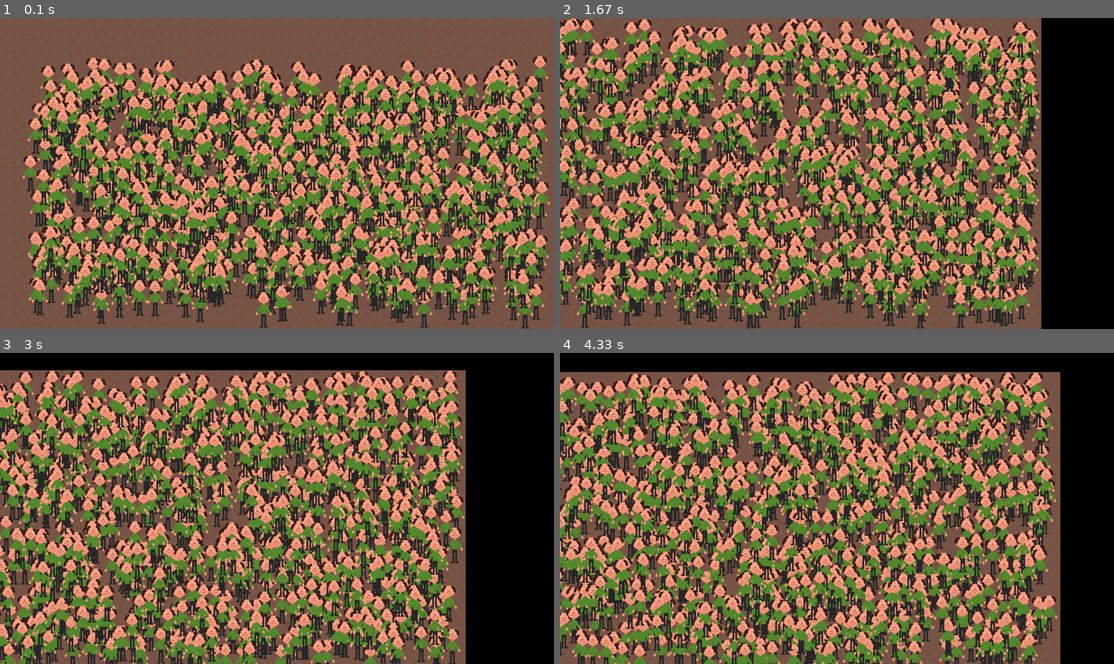
Above: before the commit, frames 1-4 (two rows, left to right).
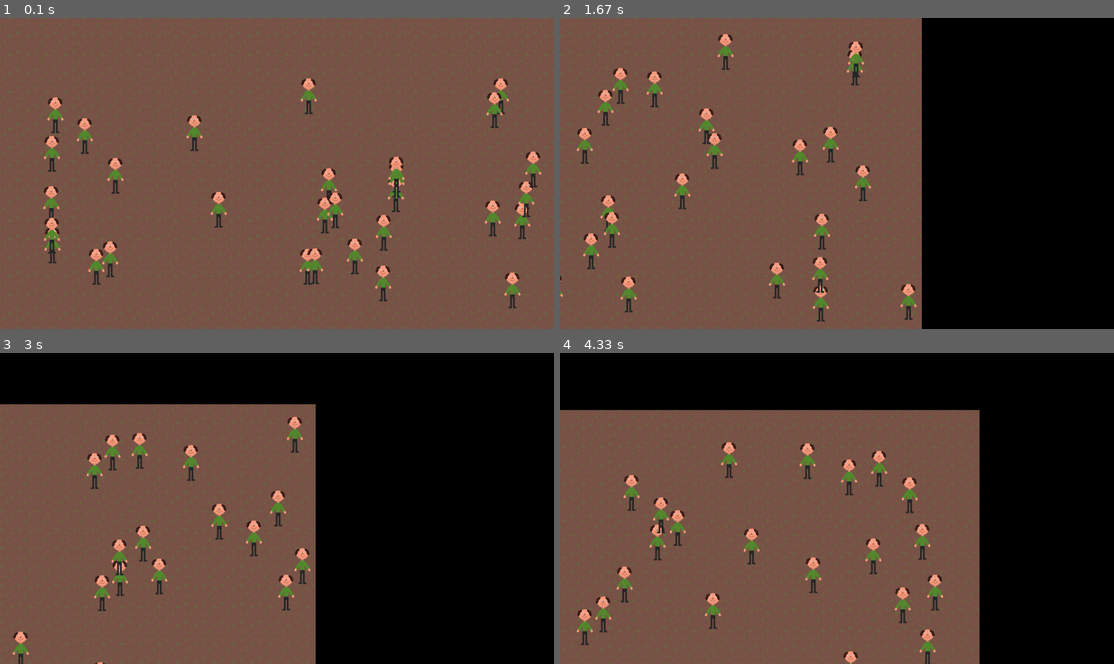
Above: after the commit, the same moments.

Repository: emwjacobson/Pygame
Game: pygame game, started from main.py
Same seed, same stepped clock (60 frames per second), same inputs: the game is played once before the commit and once after it.
Inputs:
- Up to frame 1 (0.1 s): no input
- Up to frame 2 (1.67 s): hold Page Down 0.33-0.8 s; hold D 0.33-0.8 s; hold Page Up 0.83-1.3 s; hold D 0.83-1.3 s; hold D from 1.33 s (still down)
- Up to frame 3 (3 s): release D at 1.8 s; hold W 1.83-2.13 s; hold D 2.17-2.63 s; hold A from 2.67 s (still down)
- Up to frame 4 (4.33 s): release A at 3.2 s; hold S 3.23-3.53 s; hold A 3.57-3.97 s; hold W from 4 s (still down)

The runs differ from the first frame. In frame 1, 62% of the frame differs, in the area x 4-100%, y 12-100%; in frame 2, 72%; in frame 3, 71%; in frame 4, 75%, in the area x 0-91%, y 6-100%.

Commit message:
Added buttons to change panning speed.

Diff:
--- a/entity/mob.py
+++ b/entity/mob.py
@@ -40,5 +40,7 @@
             self.set_angle(360 - self._angle)
             self._y = world.get_height() - self._entity_surface.get_height()
 
-    def render(self, surface):
+    def render(self, surface: pygame.Surface):
+        if self._x < 0 or self._x > surface.get_width() or self._y < 0 or self._y > surface.get_height():
+            return
         surface.blit(self._entity_surface, (self._x, self._y))
--- a/main.py
+++ b/main.py
@@ -34,4 +34,4 @@
     cur_map.render(screen)
 
     pygame.display.update()
-    print(clock.get_fps())
+    print(int(clock.get_fps()))
--- a/worlds/dirtworld.py
+++ b/worlds/dirtworld.py
@@ -15,9 +15,11 @@
         self._dx = 0
         self._dy = 0
         self._entities = []
+        self._pan_speed = 300
+        self._zoom = 1
 
         self.map_surface = pygame.Surface((self._width, self._height))
-        self.player_surface = pygame.Surface((self._width, self._height), flags=pygame.SRCALPHA)
+        self.entity_surface = pygame.Surface((self._width, self._height), flags=pygame.SRCALPHA)
         self.init_background()
         self.populate_map()
 
@@ -28,42 +30,66 @@
                 self.map_surface.blit(background_texture, (x, y))
 
     def populate_map(self):
-        for i in range(1000):
+        for i in range(30):
             self._entities.append(Mob(random.randint(50, self._width - 50), random.randint(80, self._height - 80),
                                       random.randint(0, 360), random.randint(100, 300)))
 
     def handle_events(self, events):
         for e in events:
             if e.type == pygame.KEYDOWN:
+                # Handle Pan controls
                 if e.key == pygame.K_a:
-                    self._dx = 100
+                    self._dx = self._pan_speed
                 elif e.key == pygame.K_d:
-                    self._dx = -100
+                    self._dx = -self._pan_speed
 
-                if e.key == pygame.K_w:
-                    self._dy = 100
+                elif e.key == pygame.K_w:
+                    self._dy = self._pan_speed
                 elif e.key == pygame.K_s:
-                    self._dy = -100
+                    self._dy = -self._pan_speed
+
+                # Pan speed
+                elif e.key == pygame.K_PAGEUP:
+                    self._pan_speed += 100
+                elif e.key == pygame.K_PAGEDOWN:
+                    self._pan_speed -= 100
+
+                # Zoom
+                # Zooming is a bit funky, as it will zoom based on the upper
+                # left area of the surface, so need to adjust the x and y
+                # elif e.key == pygame.K_LEFTBRACKET and self._zoom < 2:
+                #     self._zoom += 0.1
+                #     new_x = self._width * (self._zoom - 1) * 0.5
+                #     self._x -= new_x
+                #     new_y = self._height * (self._zoom - 1) * 0.5
+                #     self._y -= new_y
+                # elif e.key == pygame.K_RIGHTBRACKET and self._zoom > 0.5:
+                #     self._zoom -= 0.1
+                #     new_x = self._width * (self._zoom - 1) * 0.5
+                #     self._x -= new_x
+                #     new_y = self._height * (self._zoom - 1) * 0.5
+                #     self._y -= new_y
             elif e.type == pygame.KEYUP:
+                # Handle Pan controls
                 if e.key == pygame.K_a:
                     if pygame.key.get_pressed()[pygame.K_d]:
-                        self._dx = -100
+                        self._dx = -self._pan_speed
                     else:
                         self._dx = 0
                 elif e.key == pygame.K_d:
                     if pygame.key.get_pressed()[pygame.K_a]:
-                        self._dx = 100
+                        self._dx = self._pan_speed
                     else:
                         self._dx = 0
 
-                if e.key == pygame.K_w:
+                elif e.key == pygame.K_w:
                     if pygame.key.get_pressed()[pygame.K_s]:
-                        self._dy = -100
+                        self._dy = -self._pan_speed
                     else:
                         self._dy = 0
                 elif e.key == pygame.K_s:
                     if pygame.key.get_pressed()[pygame.K_w]:
-                        self._dy = 100
+                        self._dy = self._pan_speed
                     else:
                         self._dy = 0
 
@@ -76,12 +102,16 @@
             e.update(micro, self)
 
     def render(self, screen):
+        f_world = pygame.Surface((self._width, self._height))
+
         # Render map background
-        screen.blit(self.map_surface, (self._x, self._y))
+        f_world.blit(self.map_surface, (0, 0))
 
         # Render entities
-        self.player_surface.fill((0, 0, 0, 0))
+        self.entity_surface.fill((0, 0, 0, 0))
         for e in self._entities:
-            e.render(self.player_surface)
+            e.render(self.entity_surface)
 
-        screen.blit(self.player_surface, (self._x, self._y))
+        f_world.blit(self.entity_surface, (0, 0))
+
+        screen.blit(pygame.transform.scale(f_world, (int(self._width * self._zoom), int(self._height * self._zoom))), (self._x, self._y))
Binary file added: assets/textures/characters.png
Not shown, added: assets/textures/attributes.md
